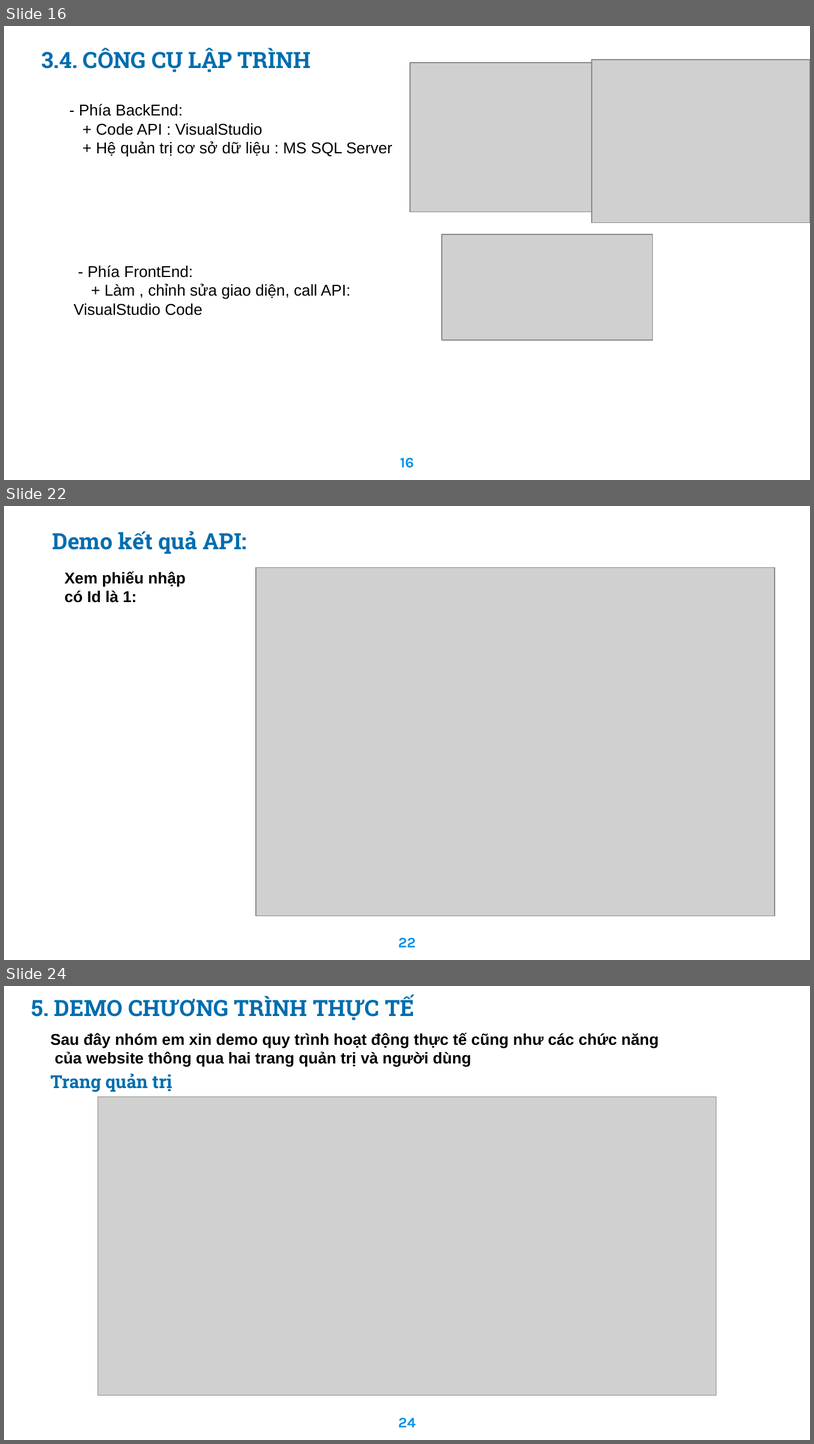
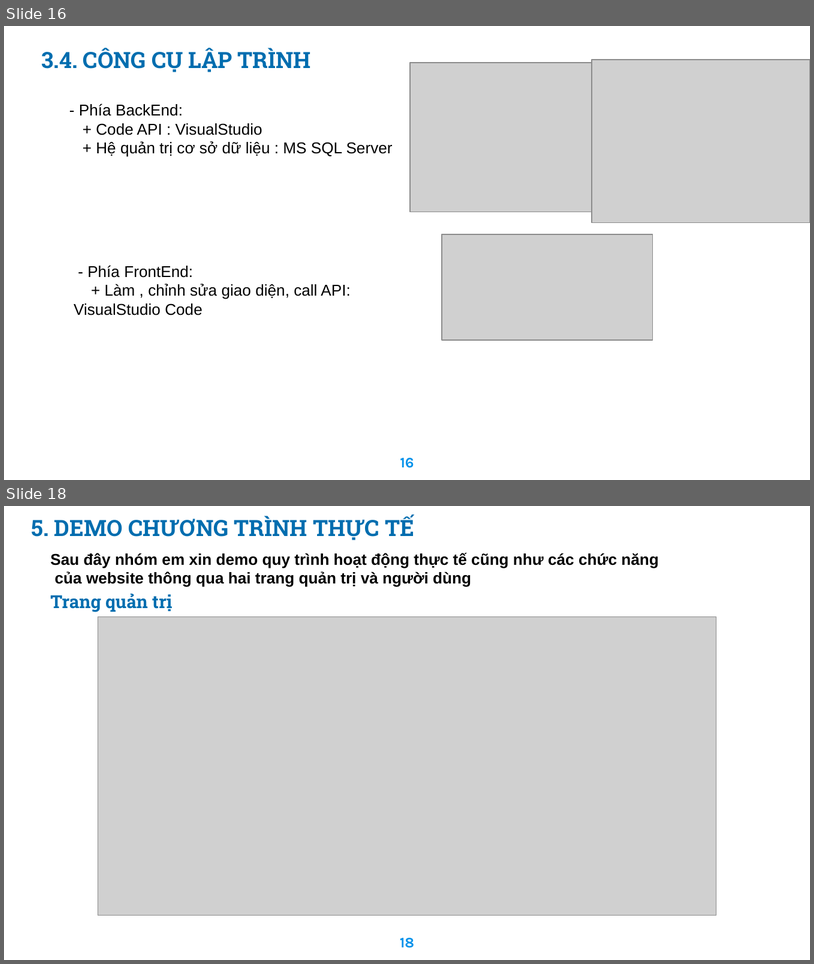
Before and after one commit to haitran2000/Ecommerce-Fashion-Website, a slide deck: Do An Tot Nghiep.pptx. Shown one above the other, each under a label of ours: slides 16, 22 and 24 before the commit, slides 16 and 18 after it; the slides between them are not shown. The pictures are 814x1444 and 814x964 pixels, drawn with LibreOffice and Linux fonts; fonts in the diff are those of the drawing; grey boxes stand for pictures; background and template pictures are left out. Boxes give left, top, right and bottom in pixels: in the first picture for what was removed or moved away, otherwise in the second. Text is boxed around its words. In the diff, an @@ line names an element or a change of style, - is before the commit and + after.

```diff
--- a/Do An Tot Nghiep.pptx
+++ b/Do An Tot Nghiep.pptx
@@ slide 22 removed at (4,506,810,960), background picture (left out) @@
@@ text removed at (52,531,246,554) @@
-Demo kết quả API:
@@ text removed at (65,571,185,603) @@
-Xem phiếu nhập có Id là 1:
@@ picture removed at (257,567,776,916) @@
@@ page number removed at (398,937,416,947) @@
-22
@@ what was slide 24 is now slide 18 @@
@@ page number at (400,937,414,948): text changed @@
-24
+18
```
Also in this commit, not shown: 4 slides changed, 5 other slides removed, 16 other files.
